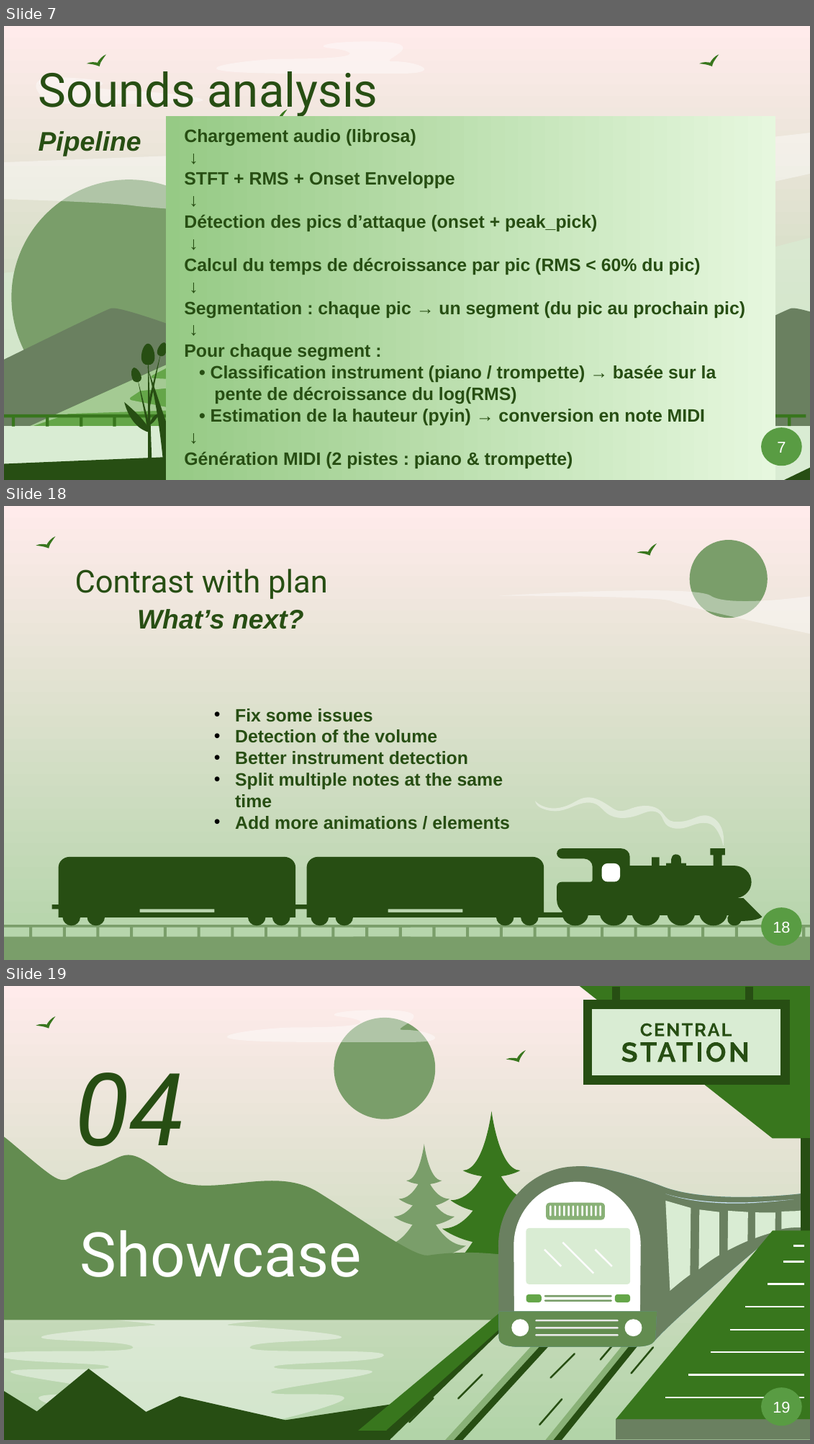
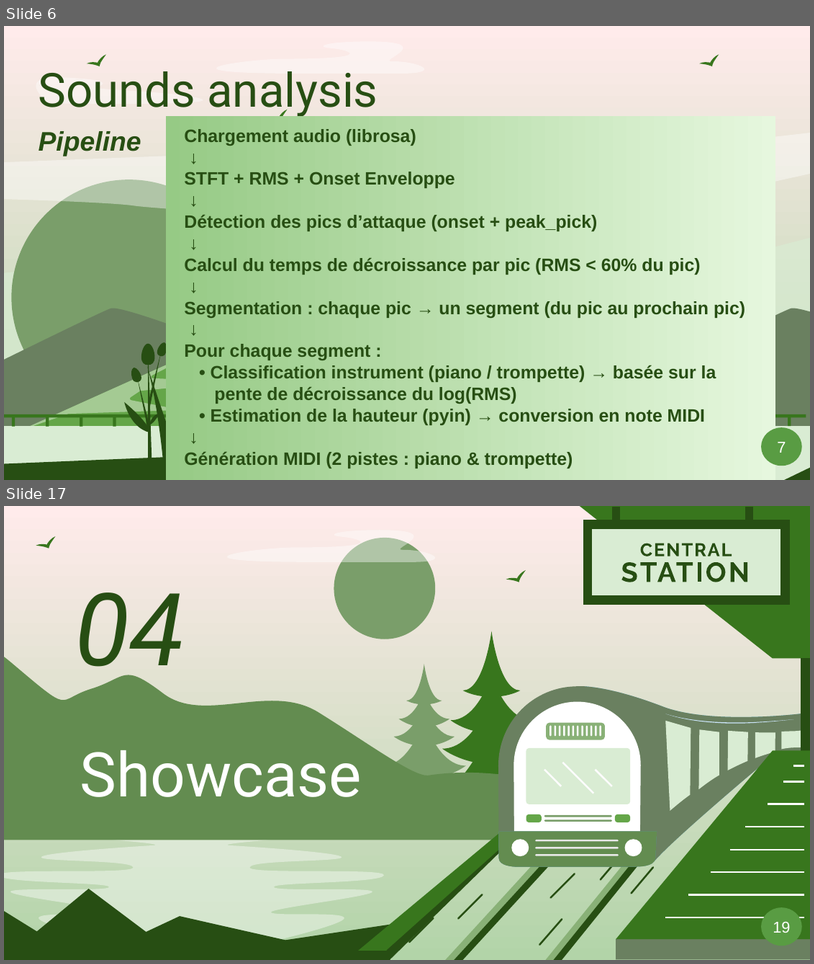
Before and after one commit to Smoother19/MusicAnimation, a slide deck: docs/presentation/PresFinal.pptx. Shown one above the other, each under a label of ours: slides 7, 18 and 19 before the commit, slides 6 and 17 after it; the slides between them are not shown. The pictures are 814x1444 and 814x964 pixels, drawn with LibreOffice and Linux fonts; fonts in the diff are those of the drawing. Boxes give left, top, right and bottom in pixels: in the first picture for what was removed or moved away, otherwise in the second. Text is boxed around its words. In the diff, an @@ line names an element or a change of style, - is before the commit and + after.

```diff
--- a/docs/presentation/PresFinal.pptx
+++ b/docs/presentation/PresFinal.pptx
@@ slide 18 removed at [4, 506, 810, 960], background gradient #FFEBEB to #B2D4A8; not listed: 1 template element that a slide beside it also shows @@
@@ freeform shape removed at [638, 541, 661, 561] @@
@@ freeform shape removed at [690, 540, 769, 618] @@
@@ title removed at [75, 569, 328, 599] @@
-Contrast with plan
@@ freeform shape removed at [499, 591, 810, 635] @@
@@ text removed at [137, 609, 304, 629] @@
-What’s next?
@@ text removed at [235, 708, 510, 829] @@
-• Fix some issues
-• Detection of the volume
-• Better instrument detection
-• Split multiple notes at the same time
-• Add more animations / elements
@@ freeform shape removed at [535, 797, 725, 846] @@
@@ freeform shape removed at [52, 848, 762, 925] @@
@@ freeform shape removed at [602, 863, 621, 882] @@
@@ freeform shape removed at [761, 908, 802, 945] @@
-18
@@ freeform shape removed at [4, 924, 410, 960] @@
@@ freeform shape removed at [353, 924, 810, 960] @@
@@ what was slide 7 is now slide 6 @@
@@ what was slide 19 is now slide 17 @@
```
Also in this commit, not shown: 10 slides changed, 5 slides added, 6 other slides removed.
